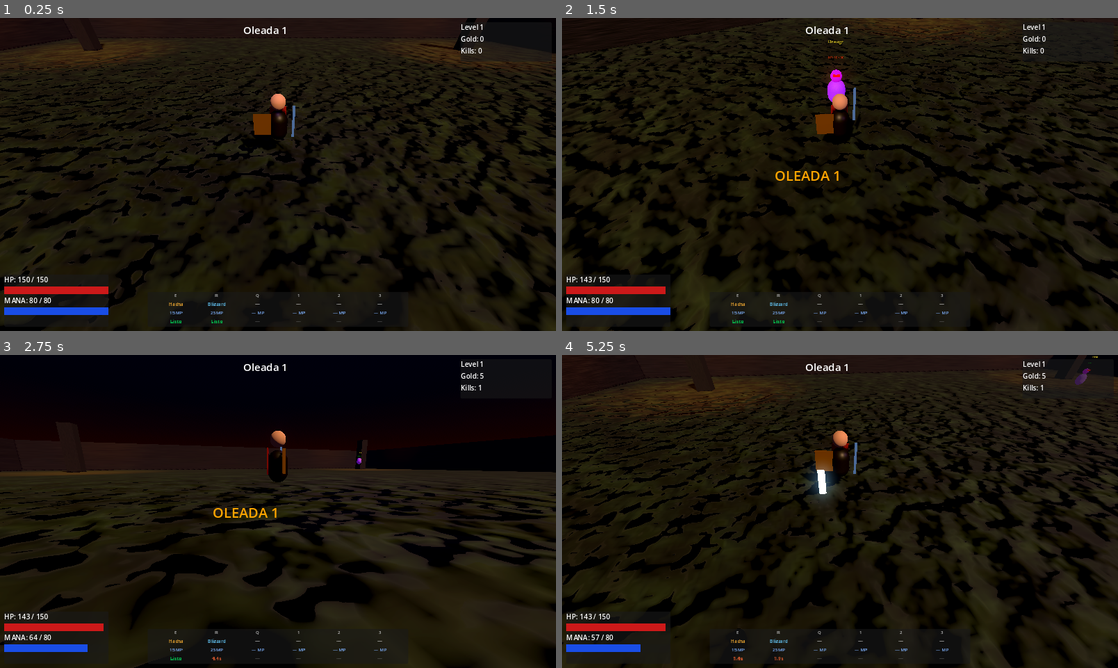
Above: before the commit, frames 1-4 (two rows, left to right).
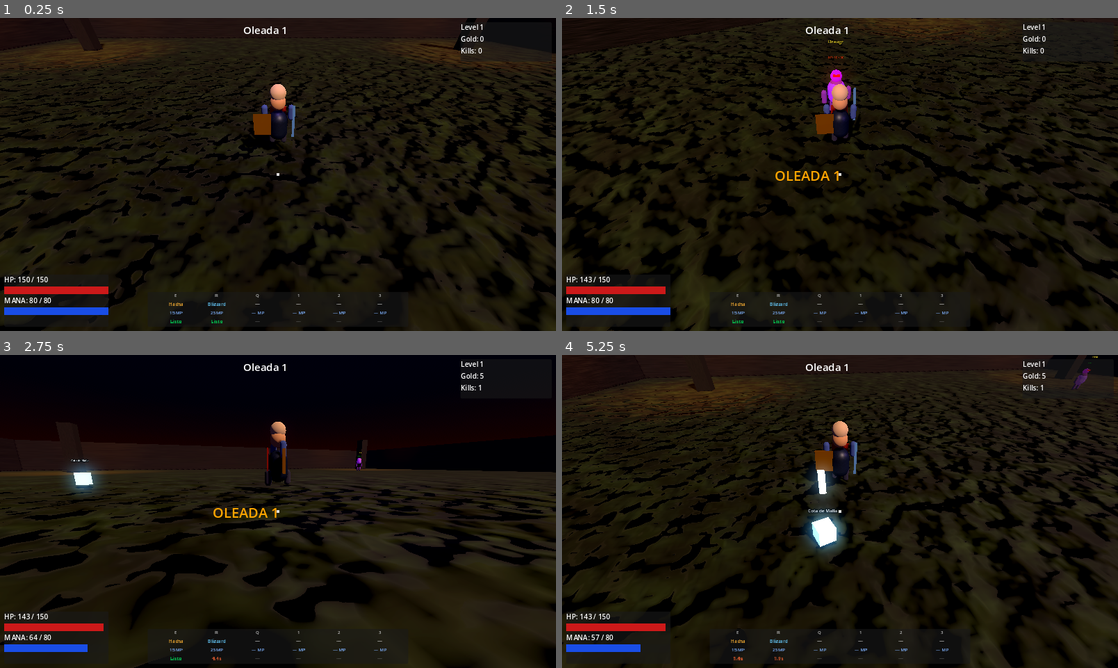
Above: after the commit, the same moments.

Repository: maicolrtu531-lab/michael
Game: Godot game, scene res://scenes/world/main.tscn
The game is run twice, just before and just after one commit, with the same random seed, the same clock (stepped at 60 frames per second) and the same inputs.
Inputs (mouse positions are in pixels of both pictures, inside the frame that each line leads up to):
- Up to frame 1 (0.25 s): no input
- Up to frame 2 (1.5 s): tap Enter at 0.5 s; move the mouse to (962, 158) at 0.52 s; hold D (move_right) 0.53-1.28 s; right-click (962, 158) at 0.6 s; move the mouse to (728, 190) at 1.27 s; hold S (move_backward) from 1.28 s (still down); click (728, 190) at 1.35 s
- Up to frame 3 (2.75 s): move the mouse to (333, 442) at 2.02 s; release S (move_backward) at 2.03 s; hold D (move_right) from 2.03 s (still down); tap R (blizzard) at 2.1 s
- Up to frame 4 (5.25 s): move the mouse to (812, 574) at 2.77 s; release D (move_right) at 2.78 s; hold W (move_forward) 2.78-3.53 s; tap Space (dodge) at 2.85 s; move the mouse to (1006, 558) at 3.52 s; hold T (lock_target) 3.53-4.28 s; hold A (move_left) 3.53-5.03 s; move the mouse to (673, 464) at 4.27 s; tap Q (spartan_rage) at 4.35 s; move the mouse to (867, 511) at 5.02 s; hold S (move_backward) from 5.03 s (still down); tap E (use_ability) at 5.1 s

The runs differ from the first frame. In frame 1, 0.3% of the frame differs, in the area x 44-53%, y 21-51%; in frame 2, 0.5%; in frame 3, 0.8%; in frame 4, 1.4%, in the area x 43-95%, y 5-64%.

Commit message:
fix: remove duplicate 'moving' var in _animate()

Diff:
--- a/godot-wrath/scripts/enemies/enemy_base.gd
+++ b/godot-wrath/scripts/enemies/enemy_base.gd
@@ -31,12 +31,19 @@
 var hp_bar_bg   : MeshInstance3D = null
 var hp_bar_fg   : MeshInstance3D = null
 var hp_bar_mat  : StandardMaterial3D = null
+var _head_node_e : MeshInstance3D = null
+var _arm_le      : MeshInstance3D = null
+var _arm_re      : MeshInstance3D = null
+var _leg_le      : MeshInstance3D = null
+var _leg_re      : MeshInstance3D = null
+var _walk_t      : float = 0.0
 
 func _ready() -> void:
 	hp = max_hp
 	add_to_group("enemy")
 	call_deferred("_find_player")
 	_on_ready_extra()
+	call_deferred("_build_limbs")
 	call_deferred("_build_overhead_ui")
 
 func _find_player() -> void:
@@ -144,6 +151,16 @@
 	_anim_timer += delta * (3.0 if state == State.CHASE else 1.5)
 	if mesh:
 		mesh.position.y = mesh.position.y + sin(_anim_timer) * 0.008
+
+	# Limb animation
+	if state == State.CHASE or state == State.ATTACK:
+		_walk_t += delta * 6.0
+	var sw = sin(_walk_t) * 0.25
+	if _leg_le: _leg_le.position.z = sw
+	if _leg_re: _leg_re.position.z = -sw
+	if _arm_le: _arm_le.position.z = -sw * 0.6
+	if _arm_re: _arm_re.position.z = sw * 0.6
+
 	move_and_slide()
 	_update_hp_bar()
 
@@ -206,6 +223,18 @@
 			t.tween_method(func(a: float): mat.albedo_color = Color(orig.r, orig.g, orig.b, a), 1.0, 0.0, 0.3)
 	if name_label: name_label.visible = false
 	if hp_label:   hp_label.visible   = false
+	if _head_node_e: _head_node_e.visible = false
+	if _arm_le: _arm_le.visible = false
+	if _arm_re: _arm_re.visible = false
+	if _leg_le: _leg_le.visible = false
+	if _leg_re: _leg_re.visible = false
+
+	# Drop item
+	if player and is_instance_valid(player) and player.has_method("receive_item_drop"):
+		var drop_chance = 0.35 + player.luck * 0.05
+		if randf() < drop_chance:
+			_drop_item()
+
 	emit_signal("died", self)
 	if player and player.has_method("on_enemy_killed"):
 		player.on_enemy_killed(exp_reward, gold_reward)
@@ -214,3 +243,101 @@
 
 func _get_color() -> Color:
 	return Color(0.7, 0.2, 0.8, 1)
+
+func _build_limbs() -> void:
+	var body_col = _get_color()
+
+	_head_node_e = MeshInstance3D.new()
+	var hm = SphereMesh.new()
+	hm.radius = 0.25
+	hm.height = 0.5
+	_head_node_e.mesh = hm
+	var hmat = StandardMaterial3D.new()
+	hmat.albedo_color = Color(body_col.r * 1.1, body_col.g * 0.9, body_col.b * 0.9, 1)
+	_head_node_e.set_surface_override_material(0, hmat)
+	_head_node_e.position = Vector3(0, _get_bar_height() * 0.55, 0)
+	add_child(_head_node_e)
+
+	_arm_le = _make_enemy_limb(body_col)
+	_arm_le.position = Vector3(-0.45, _get_bar_height() * 0.38, 0)
+	add_child(_arm_le)
+
+	_arm_re = _make_enemy_limb(body_col)
+	_arm_re.position = Vector3(0.45, _get_bar_height() * 0.38, 0)
+	add_child(_arm_re)
+
+	_leg_le = _make_enemy_limb(body_col)
+	_leg_le.position = Vector3(-0.2, _get_bar_height() * 0.12, 0)
+	add_child(_leg_le)
+
+	_leg_re = _make_enemy_limb(body_col)
+	_leg_re.position = Vector3(0.2, _get_bar_height() * 0.12, 0)
+	add_child(_leg_re)
+
+func _make_enemy_limb(col: Color) -> MeshInstance3D:
+	var limb = MeshInstance3D.new()
+	var m = CapsuleMesh.new()
+	m.radius = 0.1
+	m.height = 0.5
+	limb.mesh = m
+	var mat = StandardMaterial3D.new()
+	mat.albedo_color = col
+	limb.set_surface_override_material(0, mat)
+	return limb
+
+func _drop_item() -> void:
+	var roll = randf()
+	var item : Dictionary = {}
+	if roll < 0.5:
+		var tier = min(int(randf() * 6), 5)
+		item = player.WEAPON_DROPS[tier].duplicate()
+	else:
+		var tier = min(int(randf() * 6), 5)
+		item = player.ARMOR_DROPS[tier].duplicate()
+	if item.is_empty():
+		return
+
+	# Spawn pickup node
+	var pickup = MeshInstance3D.new()
+	var m = BoxMesh.new()
+	m.size = Vector3(0.4, 0.4, 0.4)
+	pickup.mesh = m
+	var mat = StandardMaterial3D.new()
+	mat.albedo_color = Color(1.0, 0.85, 0.1, 1) if item.has("damage_bonus") else Color(0.3, 0.7, 1.0, 1)
+	mat.emission_enabled = true
+	mat.emission = mat.albedo_color
+	mat.emission_energy_multiplier = 2.0
+	pickup.set_surface_override_material(0, mat)
+
+	var label = Label3D.new()
+	label.text = item["name"]
+	label.font_size = 18
+	label.billboard = BaseMaterial3D.BILLBOARD_ENABLED
+	label.no_depth_test = true
+	label.position = Vector3(0, 0.6, 0)
+	pickup.add_child(label)
+
+	get_parent().add_child(pickup)
+	pickup.global_position = global_position + Vector3(0, 0.3, 0)
+
+	# Auto-collect when player walks near
+	_watch_pickup(pickup, item)
+
+func _watch_pickup(pickup: MeshInstance3D, item: Dictionary) -> void:
+	var elapsed = 0.0
+	while elapsed < 15.0:
+		await get_tree().create_timer(0.3).timeout
+		elapsed += 0.3
+		if not is_instance_valid(pickup):
+			return
+		if not is_instance_valid(player):
+			return
+		if pickup.global_position.distance_to(player.global_position) < 1.8:
+			player.receive_item_drop(item)
+			pickup.queue_free()
+			return
+		# Spin the pickup
+		if is_instance_valid(pickup):
+			pickup.rotation.y += 0.3
+	if is_instance_valid(pickup):
+		pickup.queue_free()
--- a/godot-wrath/scripts/player/player.gd
+++ b/godot-wrath/scripts/player/player.gd
@@ -16,6 +16,29 @@
 var kills       : int   = 0
 var potions     : int   = 3
 var stat_points : int   = 0
+var luck        : int   = 1
+
+var inventory_weapons  : Array = []
+var inventory_armor    : Array = []
+var equipped_weapon    : Dictionary = {}
+var equipped_armor     : Dictionary = {}
+
+const WEAPON_DROPS = [
+	{"name": "Espada de Hierro",    "damage_bonus": 5,  "stars": 1},
+	{"name": "Hacha de Acero",      "damage_bonus": 10, "stars": 2},
+	{"name": "Martillo Nórdico",    "damage_bonus": 16, "stars": 3},
+	{"name": "Espada de Fuego",     "damage_bonus": 24, "stars": 4},
+	{"name": "Mjolnir",             "damage_bonus": 36, "stars": 5},
+	{"name": "Lanza de Odín",       "damage_bonus": 52, "stars": 6},
+]
+const ARMOR_DROPS = [
+	{"name": "Armadura de Cuero",   "defense_bonus": 3,  "stars": 1},
+	{"name": "Cota de Malla",       "defense_bonus": 7,  "stars": 2},
+	{"name": "Armadura de Hierro",  "defense_bonus": 12, "stars": 3},
+	{"name": "Armadura de Acero",   "defense_bonus": 18, "stars": 4},
+	{"name": "Coraza de Valquiria", "defense_bonus": 26, "stars": 5},
+	{"name": "Armadura de Odín",    "defense_bonus": 38, "stars": 6},
+]
 
 var owned_abilities : Array = ["axe", "blizzard"]
 var active_slots    : Array = ["axe", "blizzard", "", "", "", ""]
@@ -58,6 +81,12 @@
 var _bob_timer  : float = 0.0
 var _is_moving  : bool  = false
 var _shield_vfx : MeshInstance3D = null
+var _head_node : MeshInstance3D = null
+var _arm_l     : MeshInstance3D = null
+var _arm_r     : MeshInstance3D = null
+var _leg_l     : MeshInstance3D = null
+var _leg_r     : MeshInstance3D = null
+var _walk_timer: float = 0.0
 
 signal health_changed(current, maximum)
 signal mana_changed(current, maximum)
@@ -79,6 +108,55 @@
 	_sword_node  = get_node_or_null("Sword")
 	_body_node   = get_node_or_null("Body")
 	_shield_mesh = get_node_or_null("Shield")
+	_build_body()
+
+func _build_body() -> void:
+	# Head
+	_head_node = MeshInstance3D.new()
+	var head_mesh = SphereMesh.new()
+	head_mesh.radius = 0.22
+	head_mesh.height = 0.44
+	_head_node.mesh = head_mesh
+	var head_mat = StandardMaterial3D.new()
+	head_mat.albedo_color = Color(0.85, 0.72, 0.58, 1)
+	_head_node.set_surface_override_material(0, head_mat)
+	_head_node.position = Vector3(0, 1.7, 0)
+	add_child(_head_node)
+
+	# Torso already exists as $Body — just recolor it skin-tone
+	if _body_node:
+		var mat = _body_node.get_surface_override_material(0)
+		if mat:
+			mat.albedo_color = Color(0.25, 0.35, 0.65, 1)  # blue armor
+
+	# Arms
+	_arm_l = _make_limb(Color(0.25, 0.35, 0.65, 1))
+	_arm_l.position = Vector3(-0.38, 1.15, 0)
+	add_child(_arm_l)
+
+	_arm_r = _make_limb(Color(0.25, 0.35, 0.65, 1))
+	_arm_r.position = Vector3(0.38, 1.15, 0)
+	add_child(_arm_r)
+
+	# Legs
+	_leg_l = _make_limb(Color(0.18, 0.18, 0.28, 1))
+	_leg_l.position = Vector3(-0.18, 0.4, 0)
+	add_child(_leg_l)
+
+	_leg_r = _make_limb(Color(0.18, 0.18, 0.28, 1))
+	_leg_r.position = Vector3(0.18, 0.4, 0)
+	add_child(_leg_r)
+
+func _make_limb(col: Color) -> MeshInstance3D:
+	var limb = MeshInstance3D.new()
+	var m = CapsuleMesh.new()
+	m.radius = 0.09
+	m.height = 0.45
+	limb.mesh = m
+	var mat = StandardMaterial3D.new()
+	mat.albedo_color = col
+	limb.set_surface_override_material(0, mat)
+	return limb
 
 func _animate(delta: float) -> void:
 	var moving = velocity.length() > 1.0 and is_on_floor()
@@ -103,6 +181,17 @@
 		if mat and mat.emission_enabled:
 			mat.emission_energy_multiplier = 0.0
 			mat.emission_enabled = false
+
+	# Limb walk animation
+	if moving:
+		_walk_timer += delta * 8.0
+	var leg_swing = sin(_walk_timer) * 0.28
+	if _leg_l: _leg_l.position.z = leg_swing
+	if _leg_r: _leg_r.position.z = -leg_swing
+	if _arm_l: _arm_l.position.z = -leg_swing * 0.5
+	if _arm_r: _arm_r.position.z = leg_swing * 0.5
+	if _head_node:
+		_head_node.position.y = 1.7 + sin(_bob_timer) * 0.02
 
 	# Shield bubble pulse
 	if _shield_vfx and is_instance_valid(_shield_vfx):
@@ -655,3 +744,25 @@
 
 func buy_strength_potion() -> void:
 	base_damage += 8
+
+func receive_item_drop(item: Dictionary) -> void:
+	if item.has("damage_bonus"):
+		inventory_weapons.append(item)
+	elif item.has("defense_bonus"):
+		inventory_armor.append(item)
+
+func equip_weapon(idx: int) -> void:
+	if idx >= inventory_weapons.size():
+		return
+	if not equipped_weapon.is_empty():
+		base_damage -= equipped_weapon.get("damage_bonus", 0)
+	equipped_weapon = inventory_weapons[idx]
+	base_damage += equipped_weapon.get("damage_bonus", 0)
+
+func equip_armor(idx: int) -> void:
+	if idx >= inventory_armor.size():
+		return
+	if not equipped_armor.is_empty():
+		defense -= equipped_armor.get("defense_bonus", 0)
+	equipped_armor = inventory_armor[idx]
+	defense += equipped_armor.get("defense_bonus", 0)
--- a/godot-wrath/scripts/ui/hud.gd
+++ b/godot-wrath/scripts/ui/hud.gd
@@ -168,6 +168,20 @@
 		cd_lbl.horizontal_alignment = HORIZONTAL_ALIGNMENT_CENTER
 		vb.add_child(cd_lbl)
 		cd_labels[i] = cd_lbl
+
+	# Crosshair
+	var crosshair = ColorRect.new()
+	crosshair.color = Color(1, 1, 1, 0.85)
+	crosshair.size = Vector2(6, 6)
+	crosshair.anchor_left   = 0.5
+	crosshair.anchor_right  = 0.5
+	crosshair.anchor_top    = 0.5
+	crosshair.anchor_bottom = 0.5
+	crosshair.offset_left   = -3
+	crosshair.offset_right  = 3
+	crosshair.offset_top    = -3
+	crosshair.offset_bottom = 3
+	add_child(crosshair)
 
 	# Center: big message
 	msg_label = Label.new()
Not shown, changed: production/session-logs/agent-audit.log
Not shown, changed: production/session-logs/session-log.md
